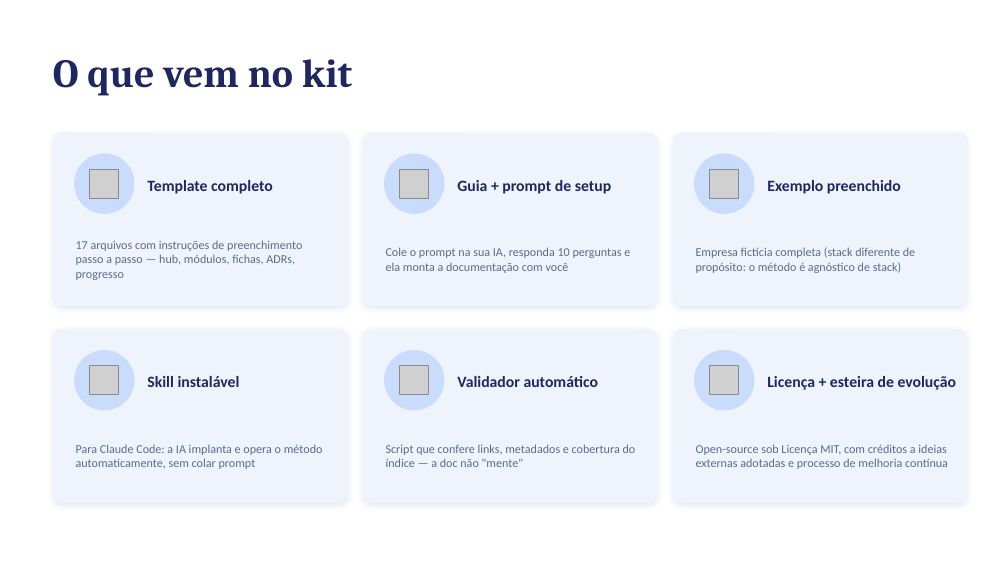
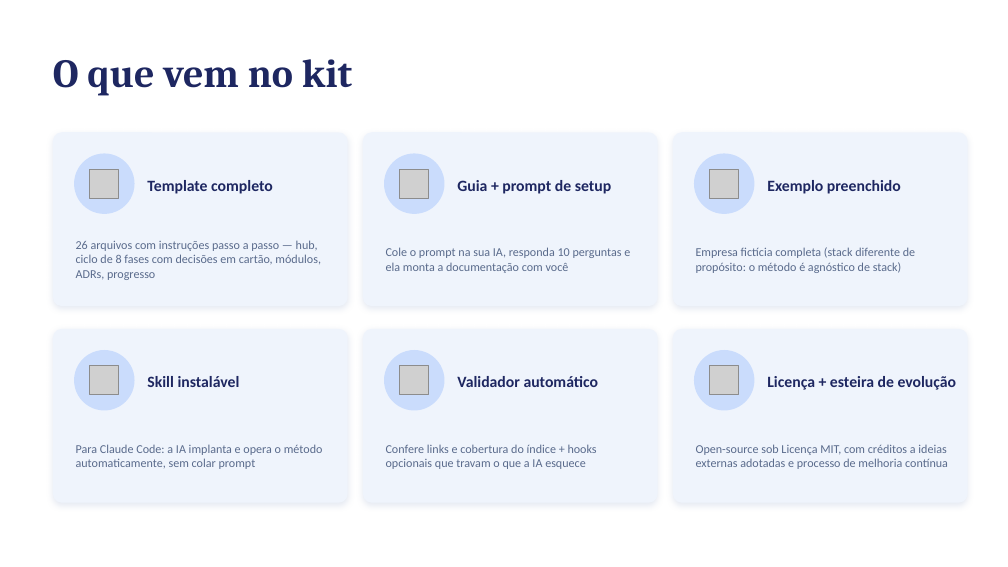
Before and after one commit to kasuowkl/metodo-norte-kit, a slide deck: slide 9 of Apresentacao-Metodo-Norte.pptx. Drawn at 1008x567 pixels with LibreOffice and Linux fonts; fonts in the diff are those of the drawing; grey boxes stand for pictures. Boxes give left, top, right and bottom in pixels: in the first picture for what was removed or moved away, otherwise in the second. Text is boxed around its words. In the diff, an @@ line names an element or a change of style, - is before the commit and + after.

```diff
--- a/Apresentacao-Metodo-Norte.pptx
+++ b/Apresentacao-Metodo-Norte.pptx
@@ text at (76,240,321,280): text changed @@
-17 arquivos com instruções de preenchimento passo a passo — hub, módulos, fichas, ADRs, progresso
+26 arquivos com instruções passo a passo — hub, ciclo de 8 fases com decisões em cartão, módulos, ADRs, progresso
@@ text at (386,444,597,469): text changed @@
-Script que confere links, metadados e cobertura do índice — a doc não "mente"
+Confere links e cobertura do índice + hooks opcionais que travam o que a IA esquece
```
Also in this commit, not shown: 3 other slides changed, 1 other file.
